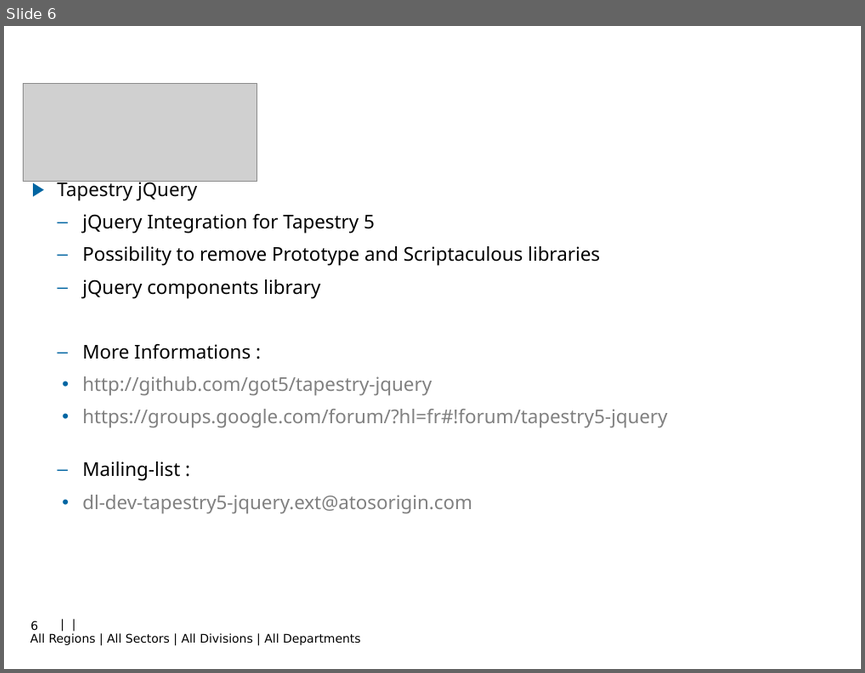
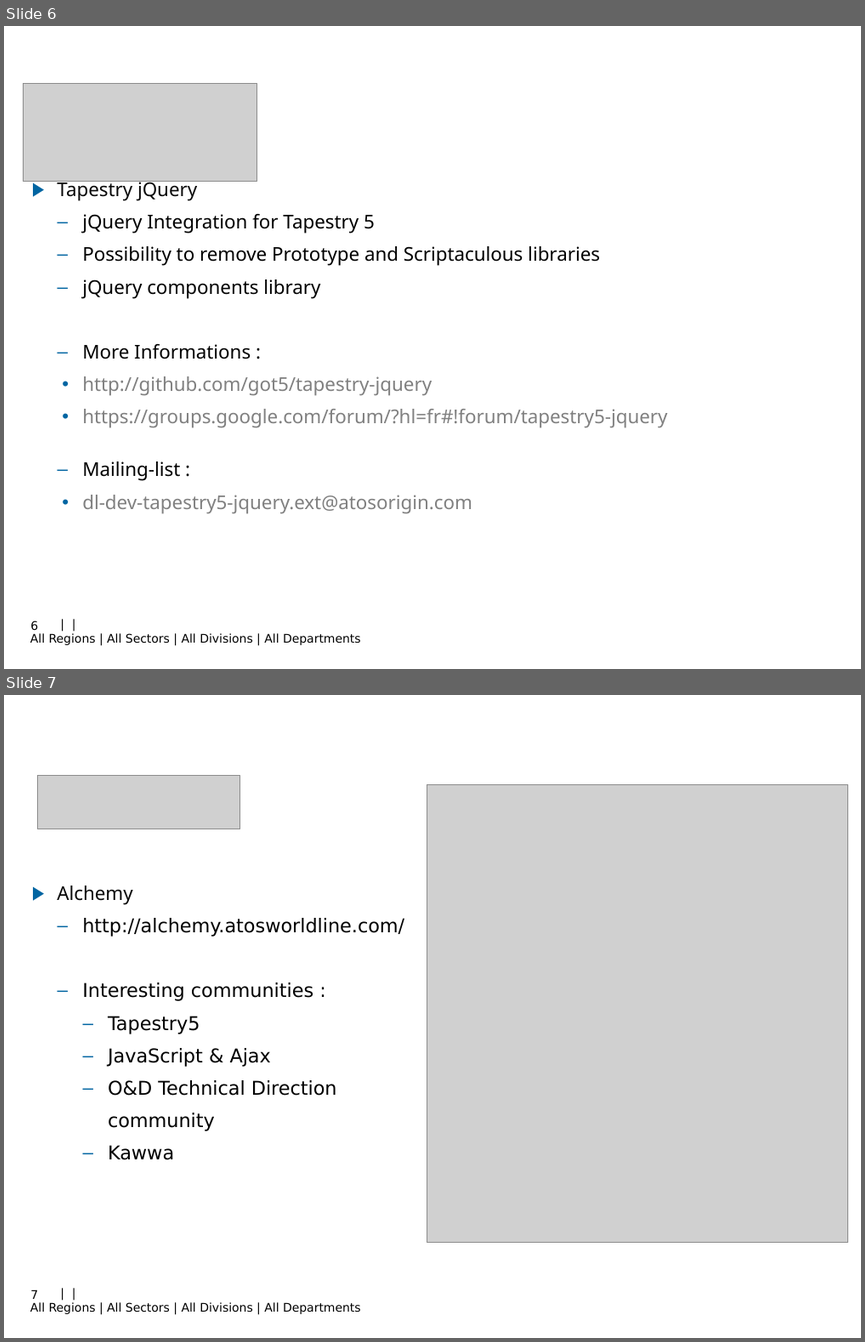
Before and after one commit to got5/tapestry5-training, a slide deck: tapestry5-basic-training/docs/WebPlatform_Tapestry5_Project_en.ppt. Shown one above the other, each under a label of ours: slide 6 before the commit, slides 6 and 7 after it. The pictures are 865x673 and 865x1342 pixels, drawn with LibreOffice and Linux fonts; fonts in the diff are those of the drawing; grey boxes stand for pictures; background and template pictures are left out. Boxes give left, top, right and bottom in pixels: in the first picture for what was removed or moved away, otherwise in the second. Text is boxed around its words. In the diff, an @@ line names an element or a change of style, - is before the commit and + after.

```diff
--- a/tapestry5-basic-training/docs/WebPlatform_Tapestry5_Project_en.ppt
+++ b/tapestry5-basic-training/docs/WebPlatform_Tapestry5_Project_en.ppt
@@ slide 7 added at [4, 695, 861, 1338], background picture (left out); not listed: 1 template element that a slide beside it also shows @@
@@ picture added at [38, 776, 239, 829] @@
@@ picture added at [427, 785, 847, 1242] @@
@@ text added at [57, 885, 404, 1160], 16 pt, text #000000 @@
+▶ Alchemy
+  – http://alchemy.atosworldline.com/
+  – Interesting communities :
+    – Tapestry5
+    – JavaScript & Ajax
+    – O&D Technical Direction
+    community
+    – Kawwa
@@ page number added at [30, 1289, 38, 1299], 10 pt, text #000000 @@
+7
```
Also in this commit, not shown: 21 other files.
